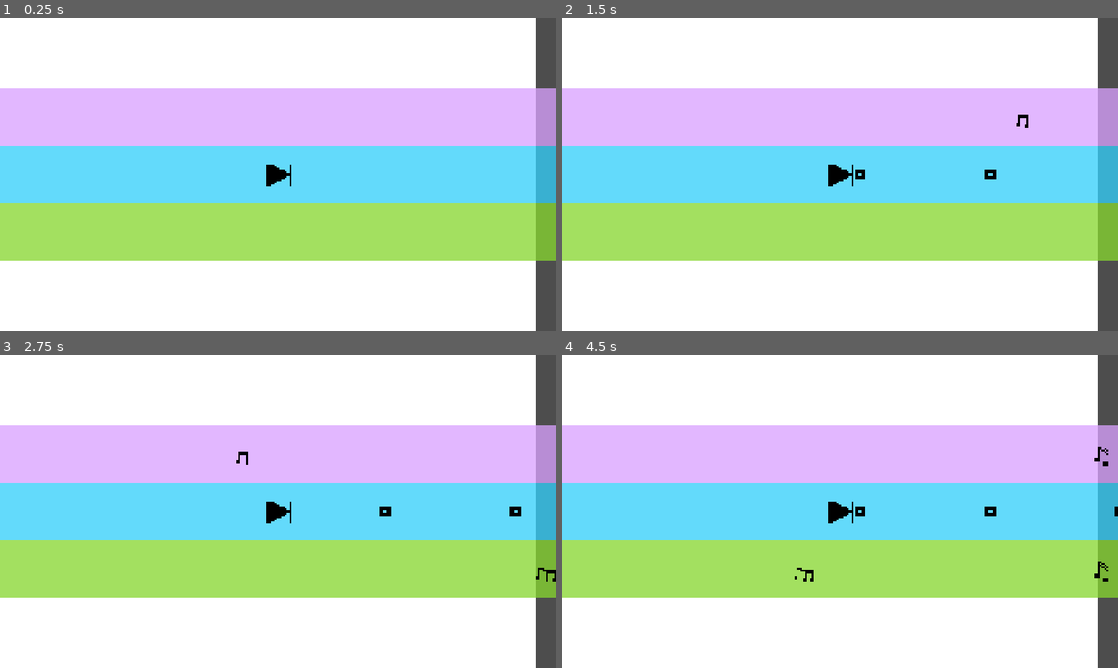
Above: before the commit, frames 1-4 (two rows, left to right).
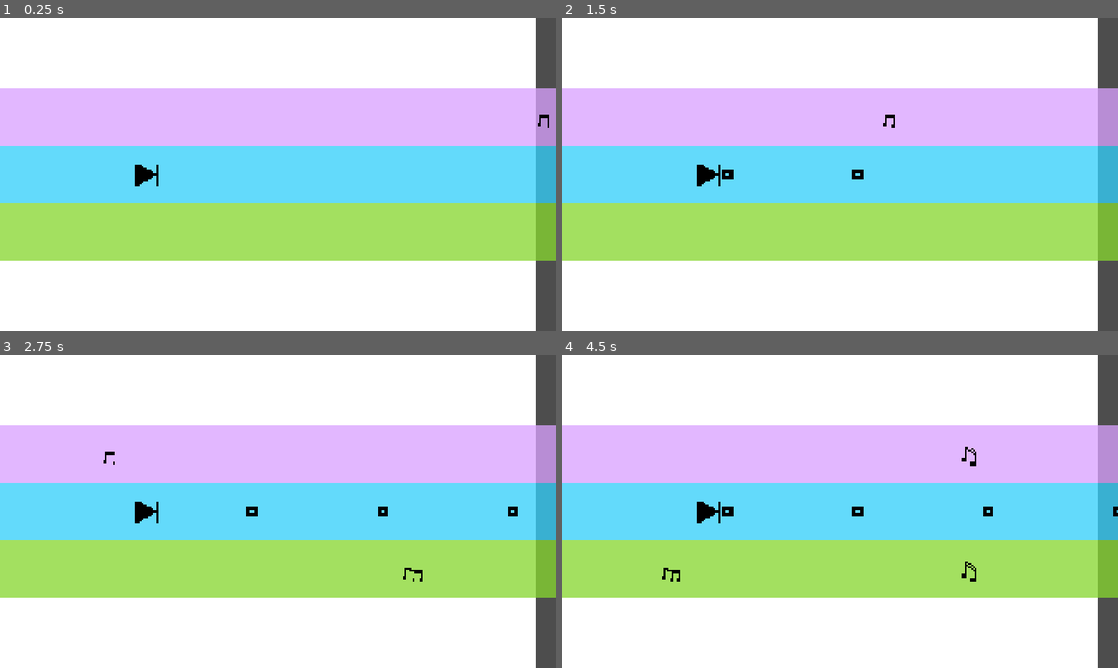
Above: after the commit, the same moments.

Repository: chorwat2137/haven-2026
Game: Godot game, scene res://scenes/main.tscn
Two runs of this game, one before a commit and one after it. Both use one fixed random seed, a clock stepped at 60 frames per second and the inputs below.
Inputs:
- Up to frame 1 (0.25 s): no input
- Up to frame 2 (1.5 s): tap Enter (ui_accept) at 0.5, 0.77 s; hold Right (ui_right) from 0.53 s (still down); tap Space (shoot) at 0.6, 1.35 s
- Up to frame 3 (2.75 s): tap Enter (ui_accept) at 1.52 s; release Right (ui_right) at 2.03 s; hold Left (ui_left) from 2.03 s (still down); tap Space (shoot) at 2.1 s
- Up to frame 4 (4.5 s): release Left (ui_left) at 2.78 s; hold Right (ui_right) 2.78-4.28 s; tap Space (shoot) at 2.85, 3.6, 4.35 s; tap Enter (ui_accept) at 3.02, 3.77 s; hold Left (ui_left) from 4.28 s (still down)

The runs differ from the first frame. In frame 1, 0.4% of the frame differs, in the area x 24-99%, y 30-54%; in frame 2, 0.6%; in frame 3, 0.7%; in frame 4, 0.9%, in the area x 18-100%, y 29-73%.

Commit message:
Automatic sync

Diff:
--- a/scenes/main.tscn
+++ b/scenes/main.tscn
@@ -46,6 +46,7 @@
 [node name="Player" parent="." unique_id=2121710803 instance=ExtResource("1_o5qli")]
 
 [node name="Camera2D2" type="Camera2D" parent="Player" unique_id=2011008339]
+position = Vector2(459, 0)
 
 [node name="Spectrum" parent="Player/Camera2D2" unique_id=137574055 instance=ExtResource("3_sugp2")]
 z_index = -1
